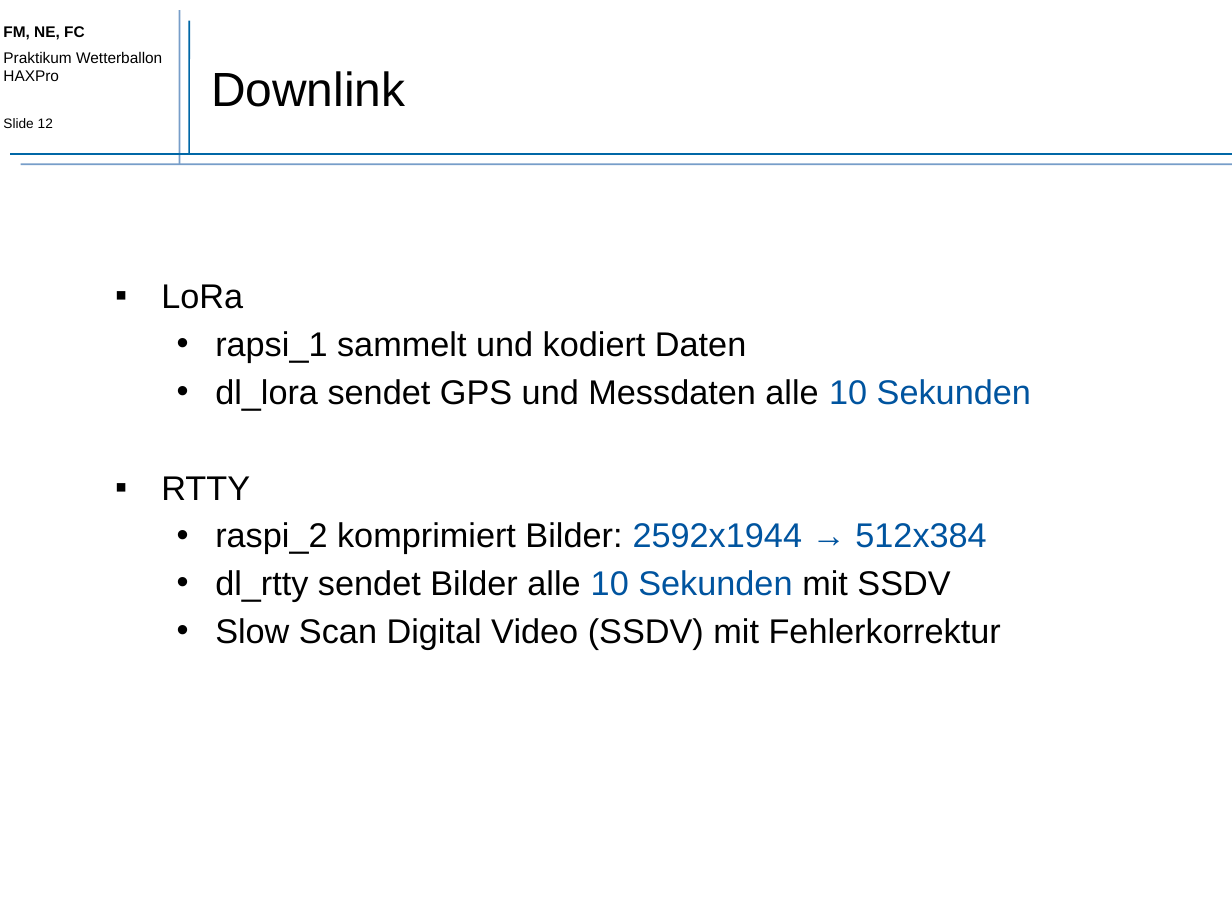
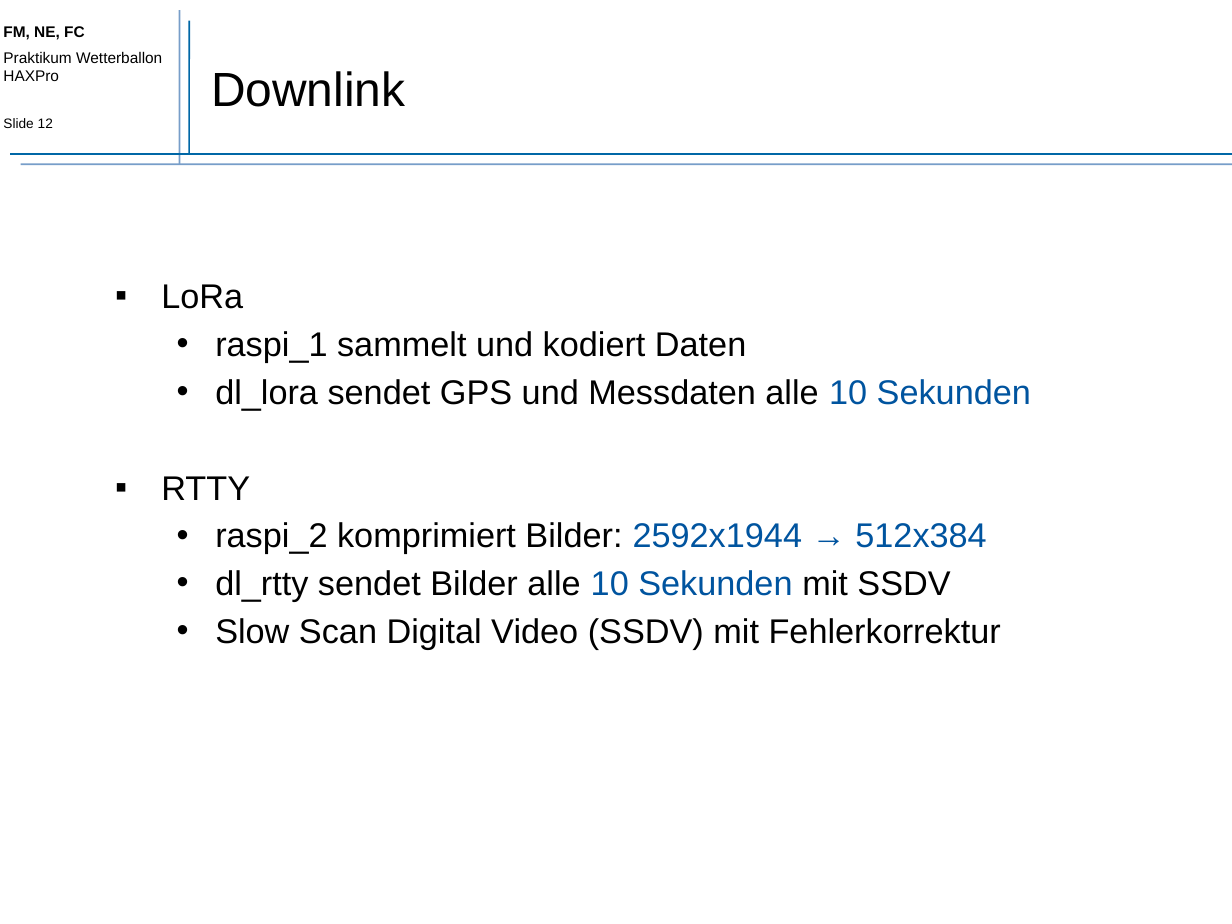
Before and after one commit to neitmedia/haxpro, a slide deck: slide 12 of präsentation/projekt_wetterballon.pptx. Drawn at 1232x924 pixels with LibreOffice and Linux fonts; fonts in the diff are those of the drawing. Boxes give left, top, right and bottom in pixels: in the first picture for what was removed or moved away, otherwise in the second. Text is boxed around its words. In the diff, an @@ line names an element or a change of style, - is before the commit and + after.

Commit message:
spelling

```diff
--- a/präsentation/projekt_wetterballon.pptx
+++ b/präsentation/projekt_wetterballon.pptx
@@ text at (215, 331, 746, 362): text changed @@
-  • rapsi_1 sammelt und kodiert Daten
+  • raspi_1 sammelt und kodiert Daten
```
Also in this commit, not shown: 2 other slides changed.
